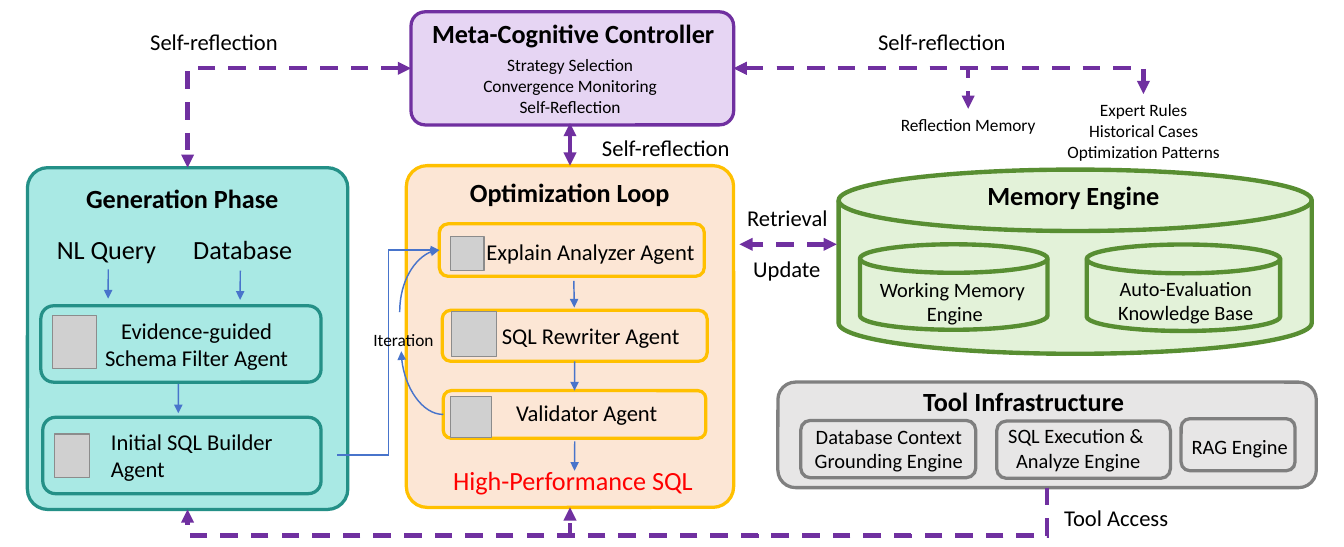
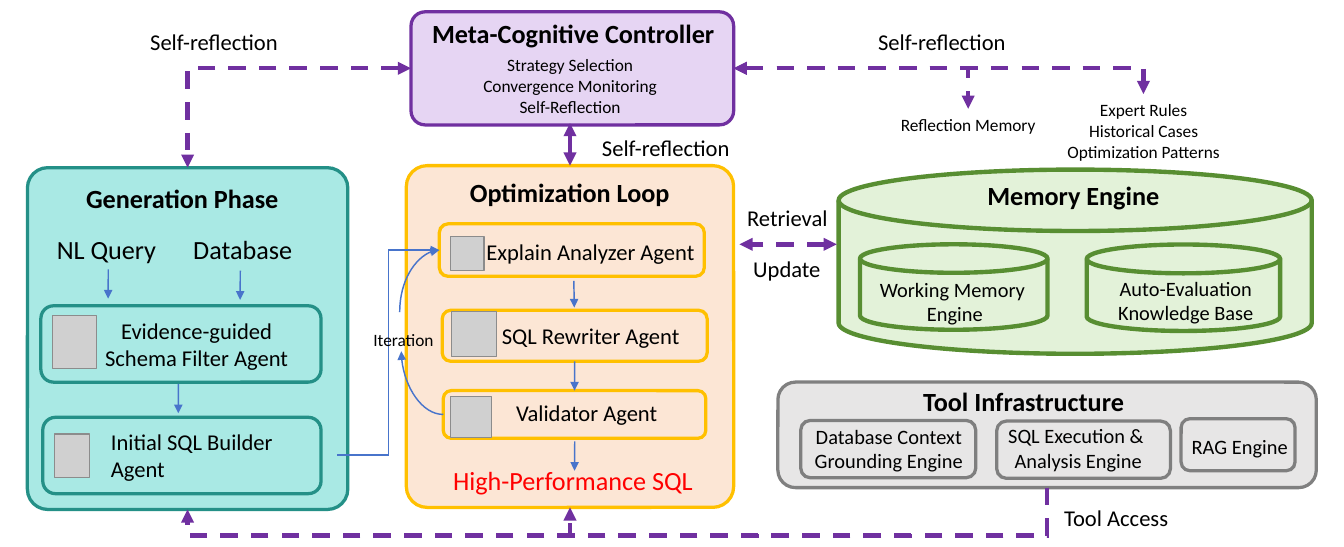
Before and after one commit to linli1724647576/ICSE27-OptSQL, a slide deck: slide 1 of assets/overview.pptx. Drawn at 1344x547 pixels with LibreOffice and Linux fonts; fonts in the diff are those of the drawing; grey boxes stand for pictures. Boxes give left, top, right and bottom in pixels: in the first picture for what was removed or moved away, otherwise in the second. Text is boxed around its words. In the diff, an @@ line names an element or a change of style, - is before the commit and + after.

```diff
--- a/assets/overview.pptx
+++ b/assets/overview.pptx
@@ text at [1015,454,1142,472]: text changed @@
-Analyze Engine
+Analysis Engine
```
Also in this commit, not shown: 18 other files.
